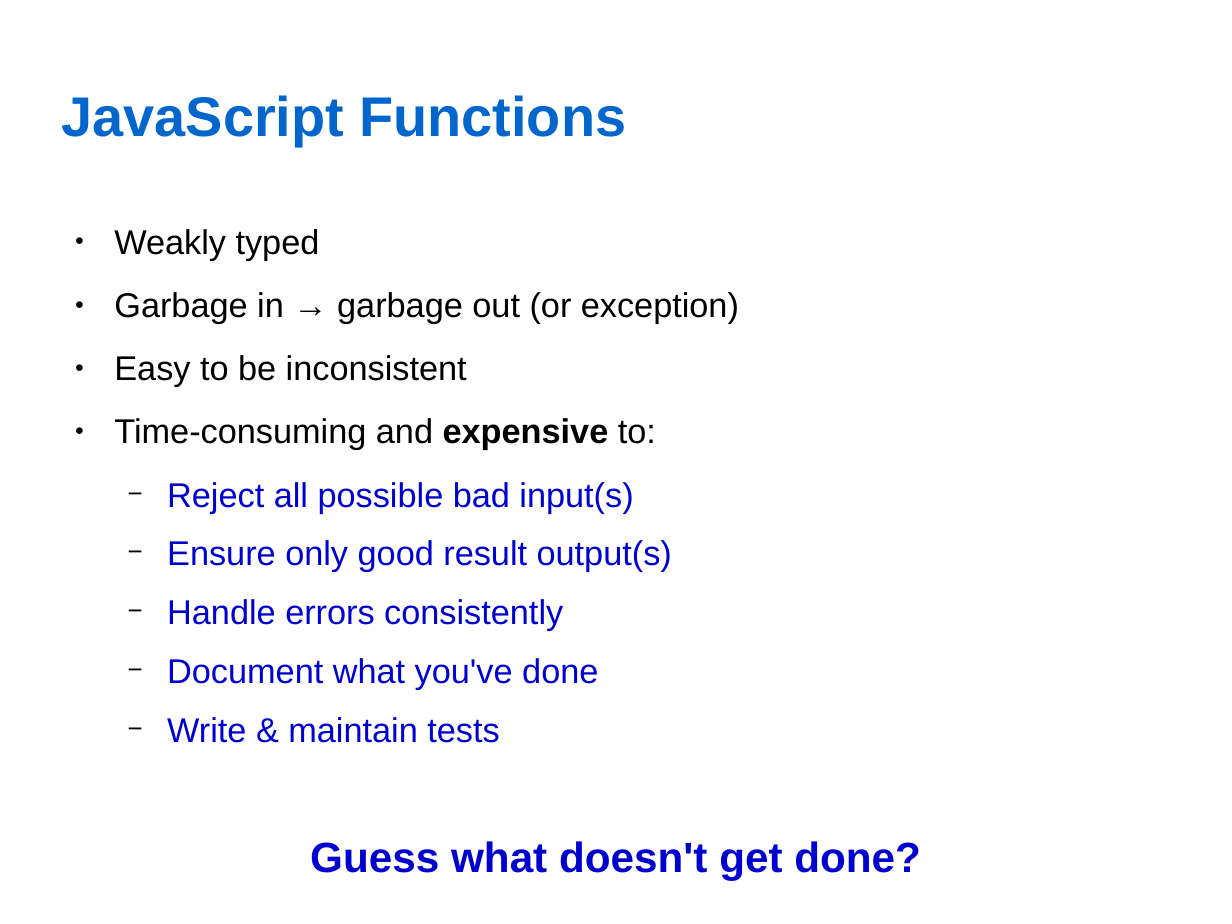
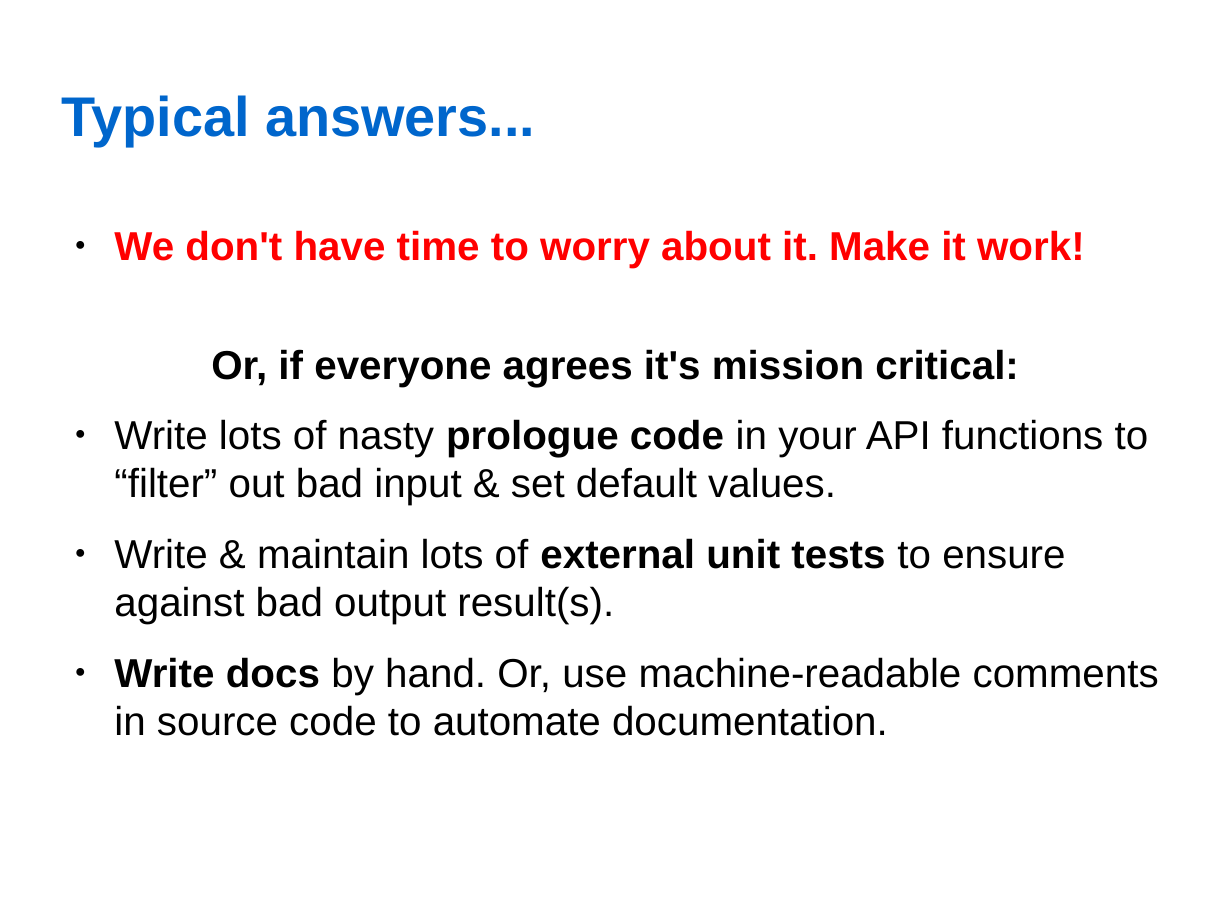
Before and after one commit to Encapsule-Annex/seattlejs-meetup-2017-may-filter-lib, a slide deck: slide 4 of SeattleJS-2017.05.11-ARCcore.filter.odp (slide 3 before the commit). Drawn at 1232x924 pixels with LibreOffice and Linux fonts; fonts in the diff are those of the drawing; background and template pictures are left out. Boxes give left, top, right and bottom in pixels: in the first picture for what was removed or moved away, otherwise in the second. Text is boxed around its words. In the diff, an @@ line names an element or a change of style, - is before the commit and + after.

```diff
--- a/SeattleJS-2017.05.11-ARCcore.filter.odp
+++ b/SeattleJS-2017.05.11-ARCcore.filter.odp
@@ title at box(62, 95, 535, 146): text changed @@
-JavaScript Functions
+Typical answers...
@@ text at box(114, 230, 1159, 736): text changed; size 22.1 to 26 pt; text colour #0000CC to #000000 @@
-● Weakly typed
-● Garbage in → garbage out (or exception)
-● Easy to be inconsistent
-● Time-consuming and expensive to:
-  − Reject all possible bad input(s)
-  − Ensure only good result output(s)
-  − Handle errors consistently
-  − Document what you've done
-  − Write & maintain tests
-Guess what doesn't get done?
+● We don't have time to worry about it. Make it work!
+Or, if everyone agrees it's mission critical:
+● Write lots of nasty prologue code in your API functions to “filter” out bad input & set default values.
+● Write & maintain lots of external unit tests to ensure against bad output result(s).
+● Write docs by hand. Or, use machine-readable comments in source code to automate documentation.
```
Also in this commit, not shown: 4 other slides changed, 5 slides added, 3 slides removed.
